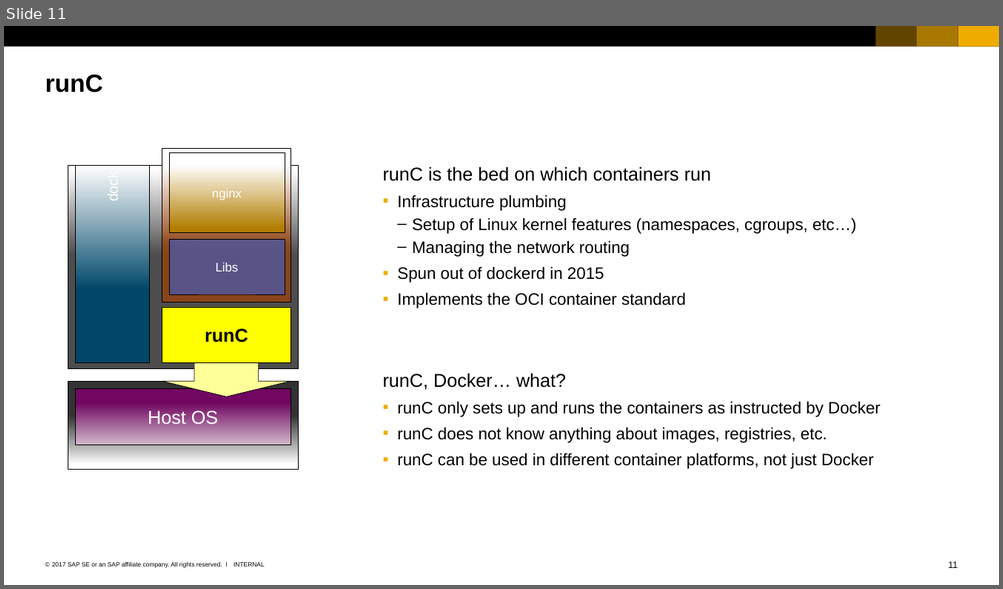
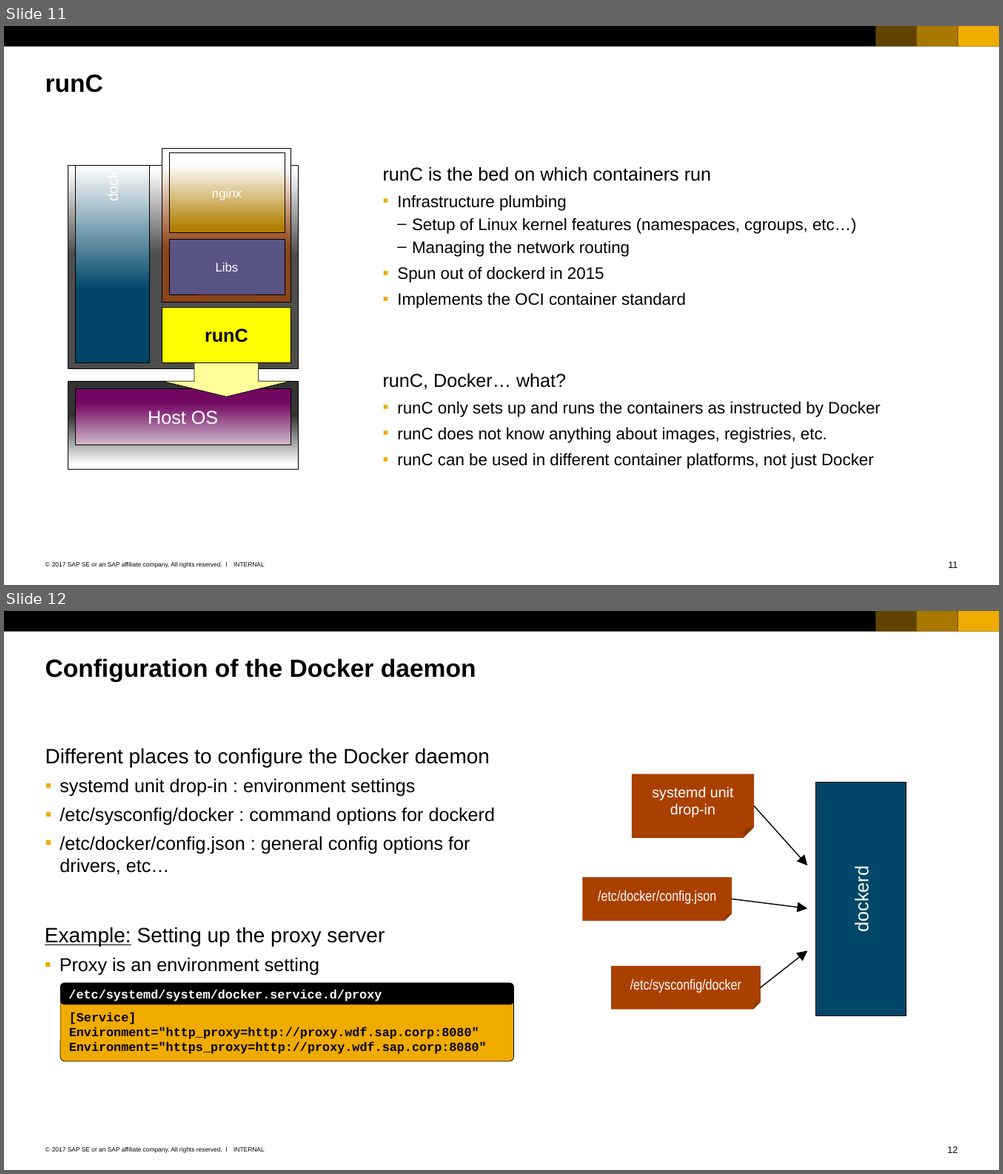
Before and after one commit to cuijiyao01/docker-k8s-training, a slide deck: docker/02_Members_of_docker_universe.pptx. Shown one above the other, each under a label of ours: slide 11 before the commit, slides 11 and 12 after it. The pictures are 1003x589 and 1003x1174 pixels, drawn with LibreOffice and Linux fonts; fonts in the diff are those of the drawing. Boxes give left, top, right and bottom in pixels: in the first picture for what was removed or moved away, otherwise in the second. Text is boxed around its words. In the diff, an @@ line names an element or a change of style, - is before the commit and + after.

```diff
--- a/docker/02_Members_of_docker_universe.pptx
+++ b/docker/02_Members_of_docker_universe.pptx
@@ slide 12 added at bbox=[4, 611, 999, 1170], background #FFFFFF; not listed: 7 template elements that a slide beside it also shows @@
@@ title added at bbox=[45, 658, 476, 682], 24 pt, text #000000, bold @@
+Configuration of the Docker daemon
@@ text added at bbox=[45, 748, 495, 875], 18 pt, text #000000 @@
+Different places to configure the Docker daemon
+  ▪ systemd unit drop-in : environment settings
+  ▪ /etc/sysconfig/docker : command options for dockerd
+  ▪ /etc/docker/config.json : general config options for drivers, etc…
@@ folded corner added at bbox=[631, 775, 754, 838], fill #AA4000, 14 pt, text #FFFFFF @@
+systemd unit drop-in
@@ rectangle added at bbox=[815, 782, 905, 1016], fill #00476A, outline #000000 0.5 pt, 18 pt, text #FFFFFF @@
+dockerd
@@ arrow added from (754, 806) to (807, 866), #000000 1 pt @@
@@ folded corner added at bbox=[582, 877, 731, 920], fill #AA4000, 14 pt, text #FFFFFF @@
+/etc/docker/config.json
@@ arrow added from (731, 899) to (807, 908), #000000 1 pt @@
@@ text added at bbox=[45, 927, 384, 976], 20 pt, text #000000 @@
+Example: Setting up the proxy server
+  ▪ Proxy is an environment setting
@@ arrow added from (760, 988) to (807, 951), #000000 1 pt @@
@@ rounded rectangle added at bbox=[61, 983, 514, 1062], fill #F0AB00, outline #000000 0.5 pt, 12 pt, text #000000, bold @@
+[Service]
+Environment="http_proxy=http://proxy.wdf.sap.corp:8080"
+Environment="https_proxy=http://proxy.wdf.sap.corp:8080"
@@ rounded rectangle added at bbox=[61, 983, 514, 1005], fill #000000, 12 pt, text #FFFFFF, bold @@
+/etc/systemd/system/docker.service.d/proxy
@@ folded corner added at bbox=[611, 966, 760, 1009], fill #AA4000, 14 pt, text #FFFFFF @@
+/etc/sysconfig/docker
```
